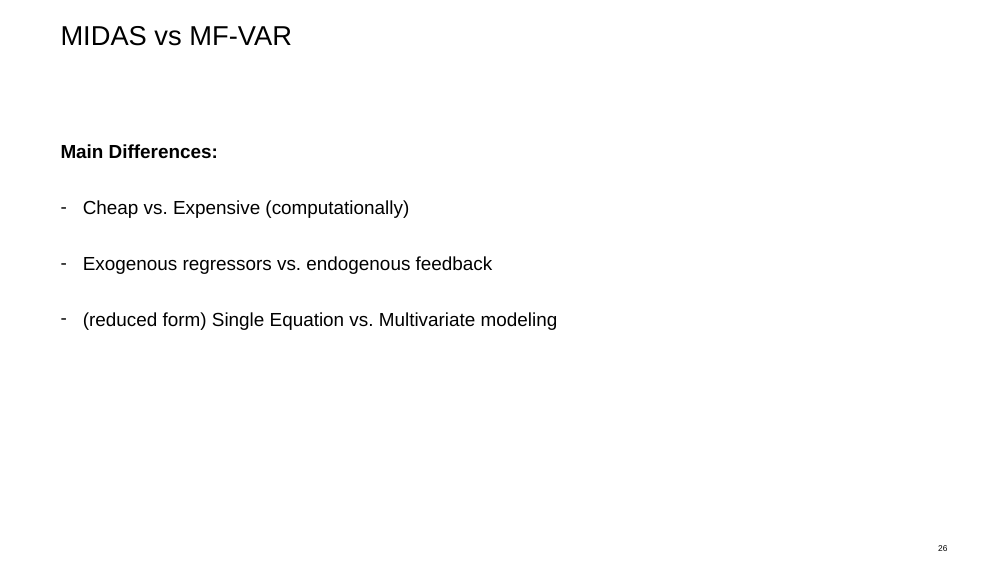
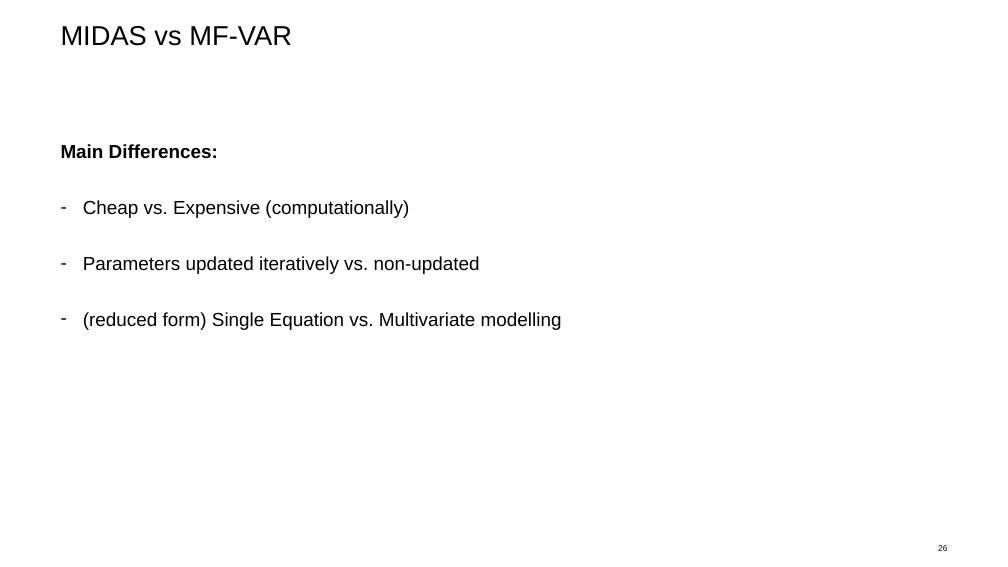
Before and after one commit to mddudko/methods-for-macro-forecasting-2025, a slide deck: slide 26 of submission/docs/Mixed-Frequency Models_Methods of Macroeconomic Forecasting.pptx. Drawn at 1008x567 pixels with LibreOffice and Linux fonts; fonts in the diff are those of the drawing; background and template pictures are left out. Boxes give left, top, right and bottom in pixels: in the first picture for what was removed or moved away, otherwise in the second. Text is boxed around its words. In the diff, an @@ line names an element or a change of style, - is before the commit and + after.

Commit message:
added pptx

```diff
--- a/submission/docs/Mixed-Frequency Models_Methods of Macroeconomic Forecasting.pptx
+++ b/submission/docs/Mixed-Frequency Models_Methods of Macroeconomic Forecasting.pptx
@@ text at (83, 256, 562, 330): text changed @@
-– Exogenous regressors vs. endogenous feedback
-– (reduced form) Single Equation vs. Multivariate modeling
+– Parameters updated iteratively vs. non-updated
+– (reduced form) Single Equation vs. Multivariate modelling
```
Also in this commit, not shown: 3 other slides changed, 1 slide removed.
